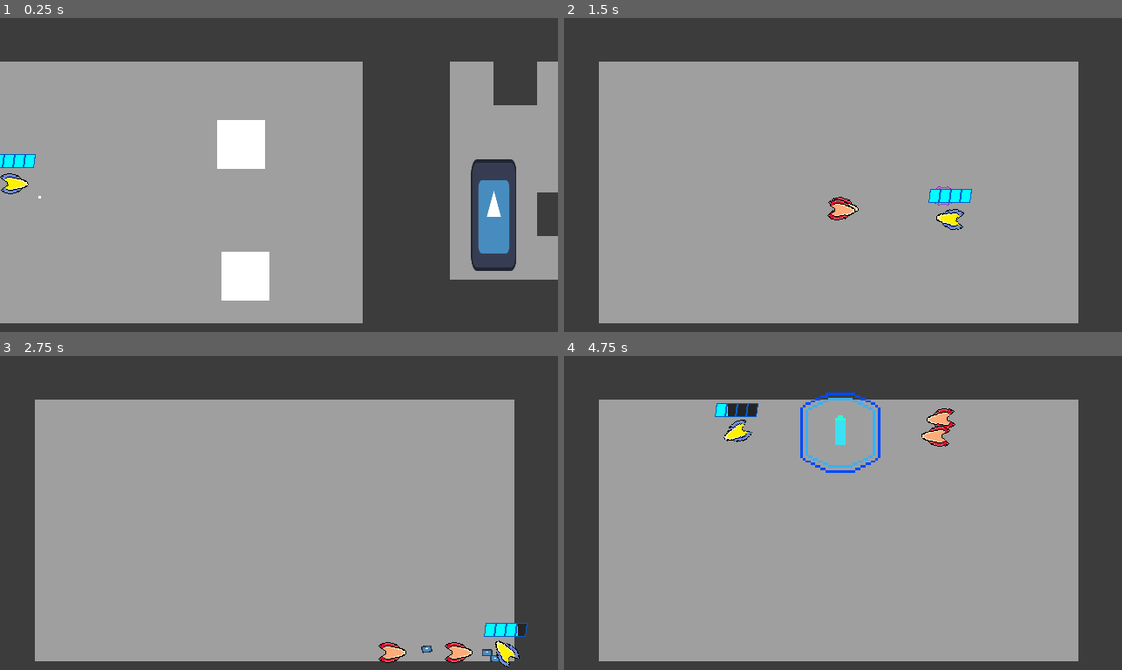
Above: before the commit, frames 1-4 (two rows, left to right).
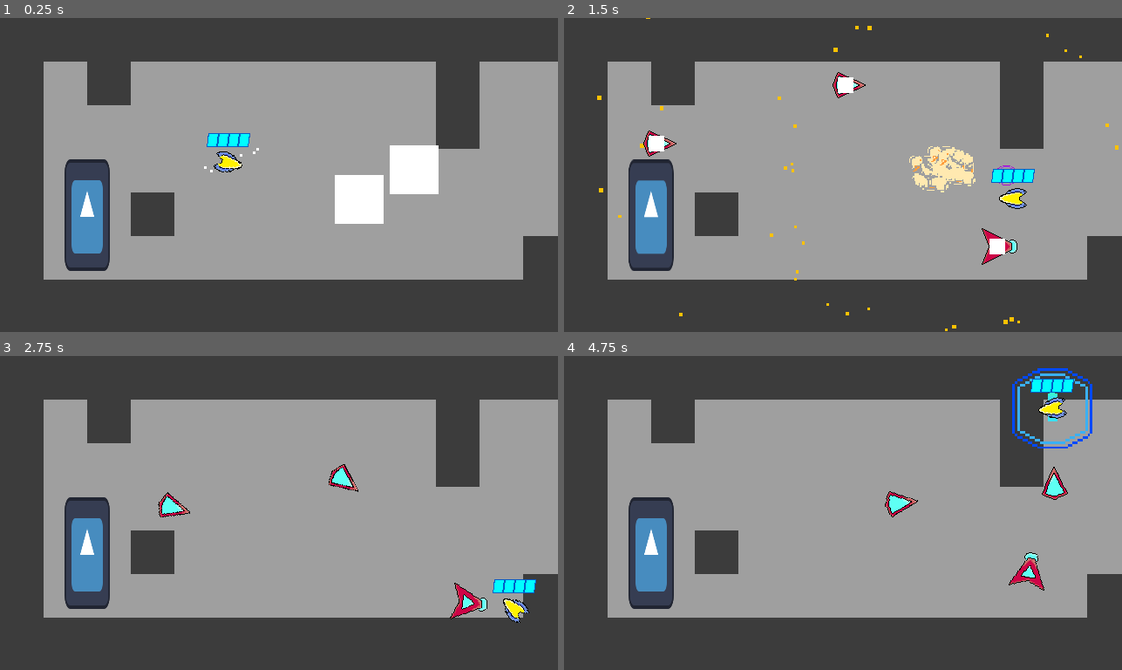
Above: after the commit, the same moments.

Repository: Nick98765432/Space-Blast
Game: Godot game, scene res://Levels/Level levels/node_2d.tscn
Two runs of this game, one before a commit and one after it. Both use one fixed random seed, a clock stepped at 60 frames per second and the inputs below. The engine's default icon, where the game draws it, is replaced by a stand-in: a white triangle on a blue panel in a dark square. Sound files missing from this copy of the repository are replaced by a short silence.
Inputs (mouse positions are in pixels of both pictures, inside the frame that each line leads up to):
- Up to frame 1 (0.25 s): no input
- Up to frame 2 (1.5 s): move the mouse to (965, 159) at 0.52 s; hold D (right) 0.53-1.28 s; right-click (965, 159) at 0.6 s; move the mouse to (731, 190) at 1.27 s; hold S (down) from 1.28 s (still down); tap 3 (fullAuto) at 1.35 s
- Up to frame 3 (2.75 s): move the mouse to (334, 443) at 2.02 s; release S (down) at 2.03 s; hold D (right) from 2.03 s (still down); tap E (interact) at 2.1 s
- Up to frame 4 (4.75 s): move the mouse to (815, 575) at 2.77 s; release D (right) at 2.78 s; hold W (up) 2.78-3.53 s; tap Space (parry) at 2.85 s; move the mouse to (1010, 560) at 3.52 s; press the mouse at (1010, 560) at 3.53 s; hold A (left) from 3.53 s (still down); move the mouse to (675, 465) at 4.27 s; release the mouse at (675, 465) at 4.28 s; tap 1 (shot) at 4.35 s

The runs differ from the first frame. In frame 1, 39% of the frame differs, in the area x 0-100%, y 13-98%; in frame 2, 28%; in frame 3, 26%; in frame 4, 28%.

Commit message:
ai changes
for most enemies, only one enemy can initiate an attack at once.

Diff:
--- a/Enemies/boss_man_1.gd
+++ b/Enemies/boss_man_1.gd
@@ -45,7 +45,7 @@
 		line_of_sight.force_raycast_update()
 		#checks for line of sight. if not, pathfind until line of sight is achieved, otherwise movetoward player
 		if line_of_sight.get_collider() == player:
-			if not chosen:
+			if (not chosen):
 				combo.x = randi_range(1, 2)
 				if combo.x == last and last:
 					combo.x = randi_range(1, 2)
--- a/Enemies/dash_guy.gd
+++ b/Enemies/dash_guy.gd
@@ -2,6 +2,7 @@
 
 var dead = false
 var speed = 1000
+var sideDir: float
 var movementDir
 var attackDir
 var isParryable: bool = false
@@ -28,6 +29,7 @@
 func _ready() -> void:
 	$spawnPart.emitting = true
 	makePath()
+	changeDir()
 
 
 func _physics_process(delta: float) -> void:
@@ -41,11 +43,12 @@
 		line_of_sight.force_raycast_update()
 		#checks for line of sight. if not, pathfind until line of sight is achieved, otherwise movetoward player
 		if line_of_sight.get_collider() == player:
-			if attack_timer.time_left <= 0 and not(isAttacking) and not(chosen):
+			if attack_timer.time_left <= 0 and not(isAttacking) and not(chosen) and (not player.targeted):
 				chosen = true
-				await get_tree().create_timer(0.2).timeout
-				attack_timer.start()
-				if not dead:
+				player.targeted = true
+				await get_tree().create_timer(0.5).timeout
+				if (not dead):
+					attack_timer.start()
 					if global_position.distance_to(player.global_position) <= 150:
 						parry_tele.restart()
 						attackType = 1
@@ -53,6 +56,9 @@
 						unparry_tele.restart()
 						attackType = 2
 					beep.play()
+			else:
+				velocity += -enemy_sprite.transform.x * speed * delta
+				velocity += enemy_sprite.transform.x.rotated(deg_to_rad(sideDir)) * speed * delta
 
 		else:
 			enemy_sprite.look_at(pathfinding.get_next_path_position())
@@ -77,6 +83,7 @@
 
 func _on_attack_timer_timeout() -> void:
 	#acutal attack
+	player.targeted = false
 	isAttacking = true
 	damageDone = false
 	isParryable = true
@@ -89,6 +96,7 @@
 	if attackType == 2:
 		await get_tree().create_timer(1).timeout
 	chosen = false
+	changeDir()
 	isAttacking = false
 	isParryable = false
 
@@ -114,3 +122,9 @@
 						damageDone = true
 
 			break
+
+func changeDir():
+	if randi_range(0, 1) == 1:
+		sideDir = 90
+	else:
+		sideDir = 270
--- a/Enemies/health.gd
+++ b/Enemies/health.gd
@@ -16,6 +16,7 @@
 func _process(_delta: float) -> void:
 	if health <= 0:
 		if not energyGiven:
+			player.targeted = false
 			Signals.emit_signal("shakeSmall")
 			player.parryEnergy += 10
 			energyGiven = true
@@ -53,6 +54,8 @@
 	parent.enemy_sprite.material.set_shader_parameter("mixAmount",0.0)
 
 func _on_destroy():
+	player.targeted = false
 	await get_tree().create_timer(0.0011).timeout
 	player.enemyCount = 0
+	player.targeted = false
 	parent.queue_free()
--- a/Enemies/projectile_enemy.gd
+++ b/Enemies/projectile_enemy.gd
@@ -94,8 +94,12 @@
 
 func _on_shot_cool_timeout() -> void:
 	if line_of_sight.get_collider() == player and dead == false:
+		while player.targeted:
+			await get_tree().create_timer(0.25).timeout
+		player.targeted = true
 		parry_tele.emitting = true
 		beep.play()
 		await get_tree().create_timer(0.2).timeout
+		player.targeted = false
 		shoot()
 		velocity = (movementDir * 1000).rotated(deg_to_rad(sideDir + 180))
--- a/Enemies/tele_guy.gd
+++ b/Enemies/tele_guy.gd
@@ -79,9 +79,13 @@
 
 func _on_shot_cool_timeout() -> void:
 	if dead == false:
+		while player.targeted:
+			await get_tree().create_timer(0.25).timeout
+		player.targeted = true
 		parry_tele.restart()
 		beep.play()
 		await get_tree().create_timer(0.2).timeout
+		player.targeted = false
 		if randi_range(0, 1) == 1:
 			tele()
 			await get_tree().create_timer(0.5).timeout
--- a/Levels/Level levels/node_2d.tscn
+++ b/Levels/Level levels/node_2d.tscn
@@ -71,7 +71,7 @@
 player = NodePath("../Player")
 
 [node name="Player" parent="." instance=ExtResource("1_re1we")]
-position = Vector2(-450, 190)
+position = Vector2(262, 166)
 
 [node name="Spawner" parent="." node_paths=PackedStringArray("player") instance=ExtResource("5_mnti6")]
 position = Vector2(106, 144)
@@ -303,18 +303,6 @@
 encounter = Vector2i(0, 3)
 player = NodePath("../Player")
 
-[node name="Spawner41" parent="." node_paths=PackedStringArray("player") instance=ExtResource("5_mnti6")]
-position = Vector2(-190, 145)
-isBoss = true
-type = 7
-player = NodePath("../Player")
-
-[node name="Spawner42" parent="." node_paths=PackedStringArray("player") instance=ExtResource("5_mnti6")]
-position = Vector2(-185, 296)
-isBoss = true
-type = 7
-player = NodePath("../Player")
-
 [node name="Spawner14" parent="." node_paths=PackedStringArray("player") instance=ExtResource("5_mnti6")]
 position = Vector2(214, 91)
 type = 5
--- a/Player/player.gd
+++ b/Player/player.gd
@@ -6,14 +6,15 @@
 var damageMult: float = 1
 var parryEnergy: float = 100
 var health: float = 100
-var speed = 3600
+var speed: float = 3600
 var parry: bool = false
 var parryCooled: bool = true
 var shotCooled: bool = true
 var shotCooled2: bool = true
 var shotCooled3: bool = true
-var weapon = 1
-var ammo = 30
+var targeted: bool = false
+var weapon: int = 1
+var ammo: int = 30
 var enemyCount := 0
 var encounter: Vector2i = Vector2i(0, 0)
 var dir
